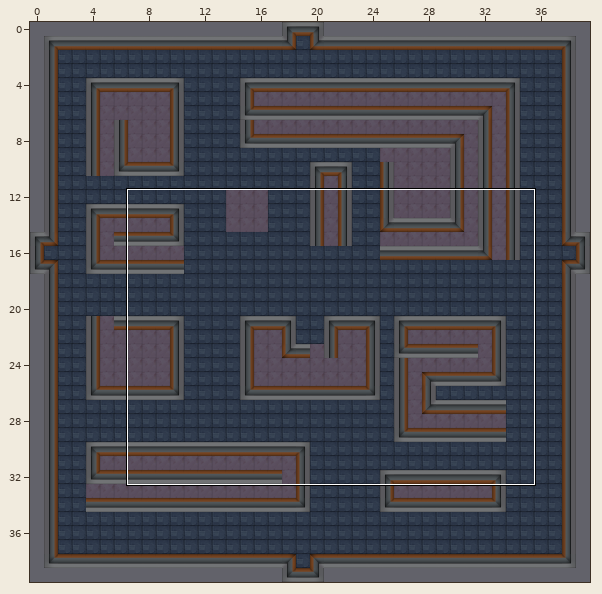
A Tiled map gets an edit: assets/resAsset/tileMap/map/map03.tmx. Above, an overview of the earlier version with the close-up marked.
Close-up. As it was:
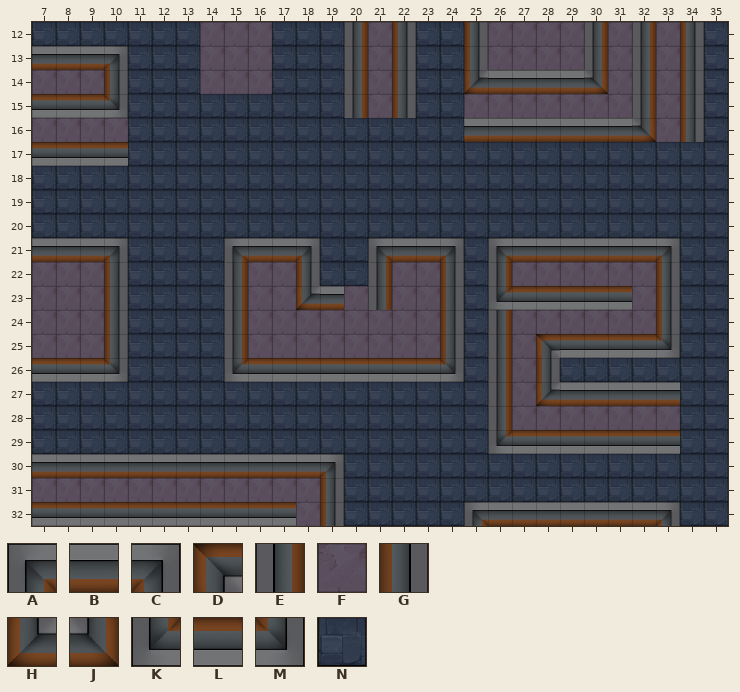
Cells are 64x64 px. Shown: x 7..35, y 12..32. The commit also changed other parts of the map, which this record leaves out.
Key: from "map1": A 0, B 1, C 2, D 3, E 5, F 6, G 7, H 8, J 9, K 10, L 11, M 12, N 13.
_ is an empty cell.
Layer "map" before, first column x 7:
12 NNNNNNNFFFNNNEFGNNGFFFFEFEFGN
13 BBBCNNNFFFNNNEFGNNGFFFFEFEFGN
14 FFFGNNNFFFNNNEFGNNHBBBBJFEFGN
15 LLLMNNNNNNNNNEFGNNFFFFFFFEFGN
16 FFFFNNNNNNNNNNNNNNBBBBBBBJFGN
17 LLLLNNNNNNNNNNNNNNNNNNNNNNNNN
18 NNNNNNNNNNNNNNNNNNNNNNNNNNNNN
19 NNNNNNNNNNNNNNNNNNNNNNNNNNNNN
20 NNNNNNNNNNNNNNNNNNNNNNNNNNNNN
21 BBBCNNNNABBCNNABBCNABBBBBBCNN
22 FFFGNNNNEFFGNNEFFGNEFFFFFFGNN
23 FFFGNNNNEFFHBFEFFGNKLLLLLFGNN
24 FFFGNNNNEFFFFFFFFGNEFFFFFFGNN
25 FFFGNNNNEFFFFFFFFGNEFDLLLLMNN
26 LLLMNNNNKLLLLLLLLMNEFGNNNNNNN
27 NNNNNNNNNNNNNNNNNNNEFHBBBBBNN
28 NNNNNNNNNNNNNNNNNNNEFFFFFFFNN
29 NNNNNNNNNNNNNNNNNNNKLLLLLLLNN
30 BBBBBBBBBBBBCNNNNNNNNNNNNNNNN
31 FFFFFFFFFFFFGNNNNNNNNNNNNNNNN
32 LLLLLLLLLLLFGNNNNNABBBBBBBCNN
New version:
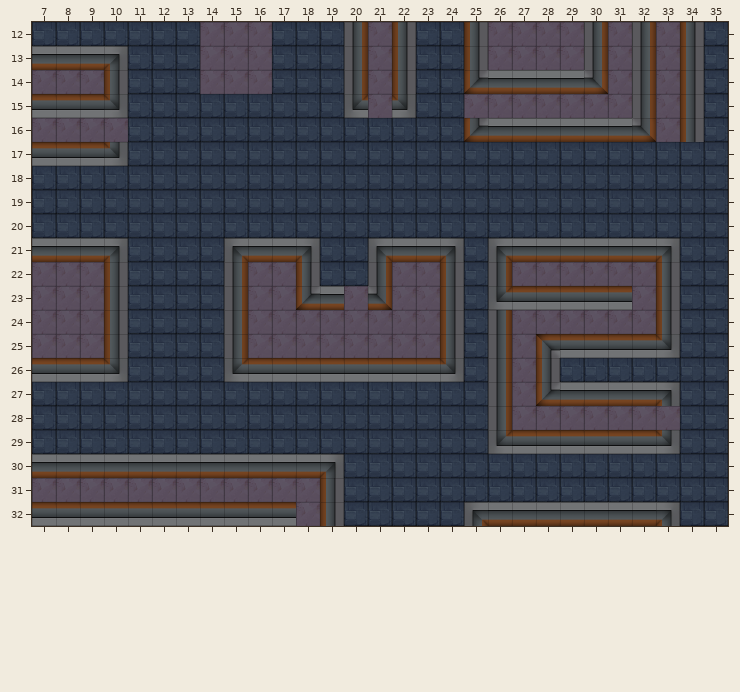
Change:
Changed rows in their new state; . is an unchanged cell.
Layer "map":
first column x 10:
15 ..........K.M...
16 ...............H
17 M...............
first column x 21:
23 J
first column x 33:
27 C
29 M
